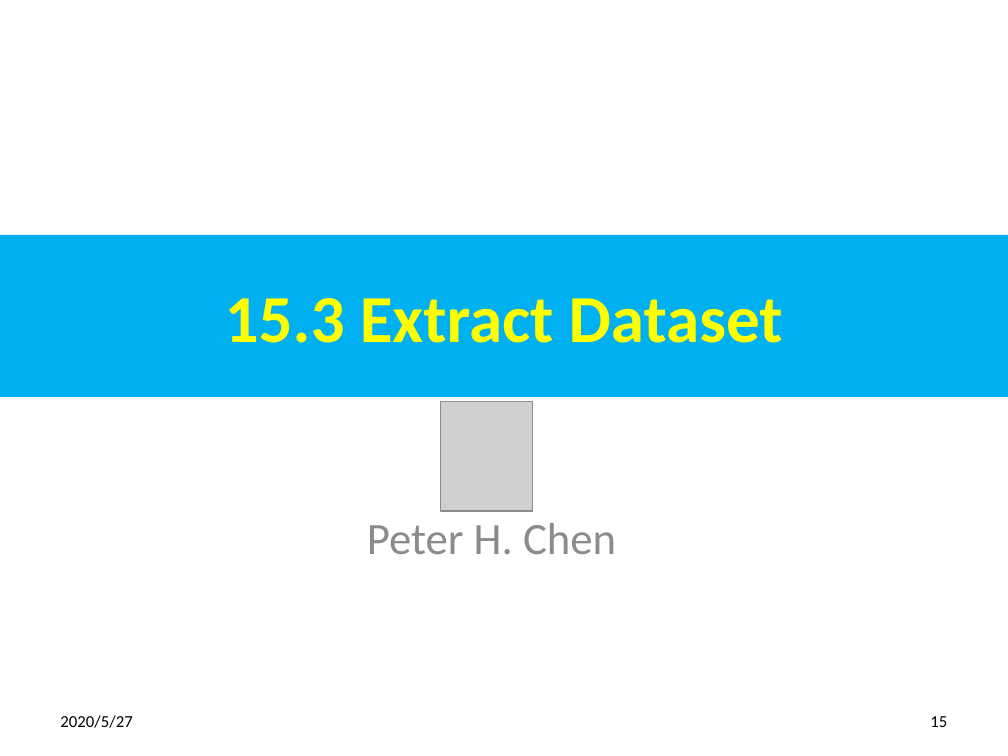
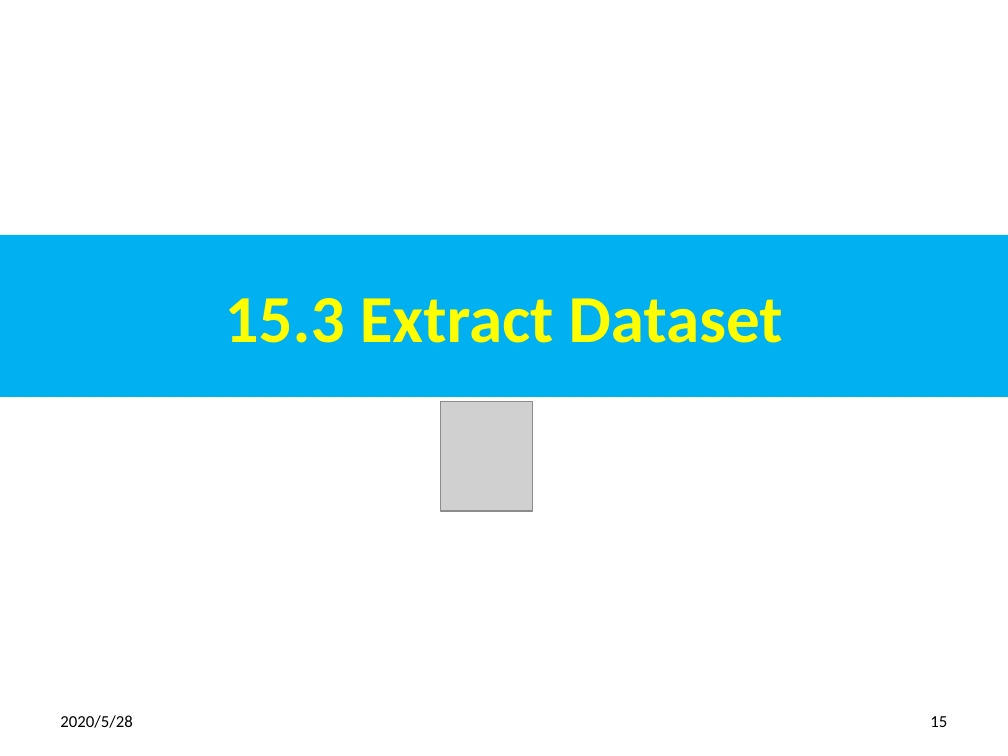
Before and after one commit to peterhchen/900_PyTorch, a slide deck: slide 15 of 15_ExtractTransformLoad.pptx. Drawn at 1008x756 pixels with LibreOffice and Linux fonts; fonts in the diff are those of the drawing; grey boxes stand for pictures. Boxes give left, top, right and bottom in pixels: in the first picture for what was removed or moved away, otherwise in the second. Text is boxed around its words. In the diff, an @@ line names an element or a change of style, - is before the commit and + after.

```diff
--- a/15_ExtractTransformLoad.pptx
+++ b/15_ExtractTransformLoad.pptx
@@ subtitle removed at (367,523,616,554) @@
-Peter H. Chen
@@ text at (60,715,132,728): text changed @@
-2020/5/27
+2020/5/28
```
Also in this commit, not shown: 24 other slides changed.
